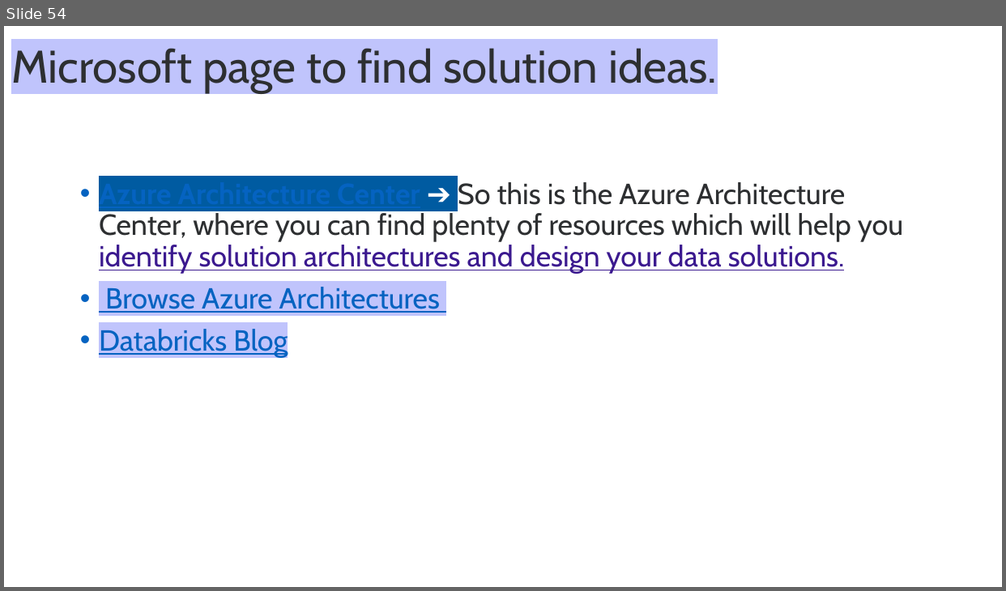
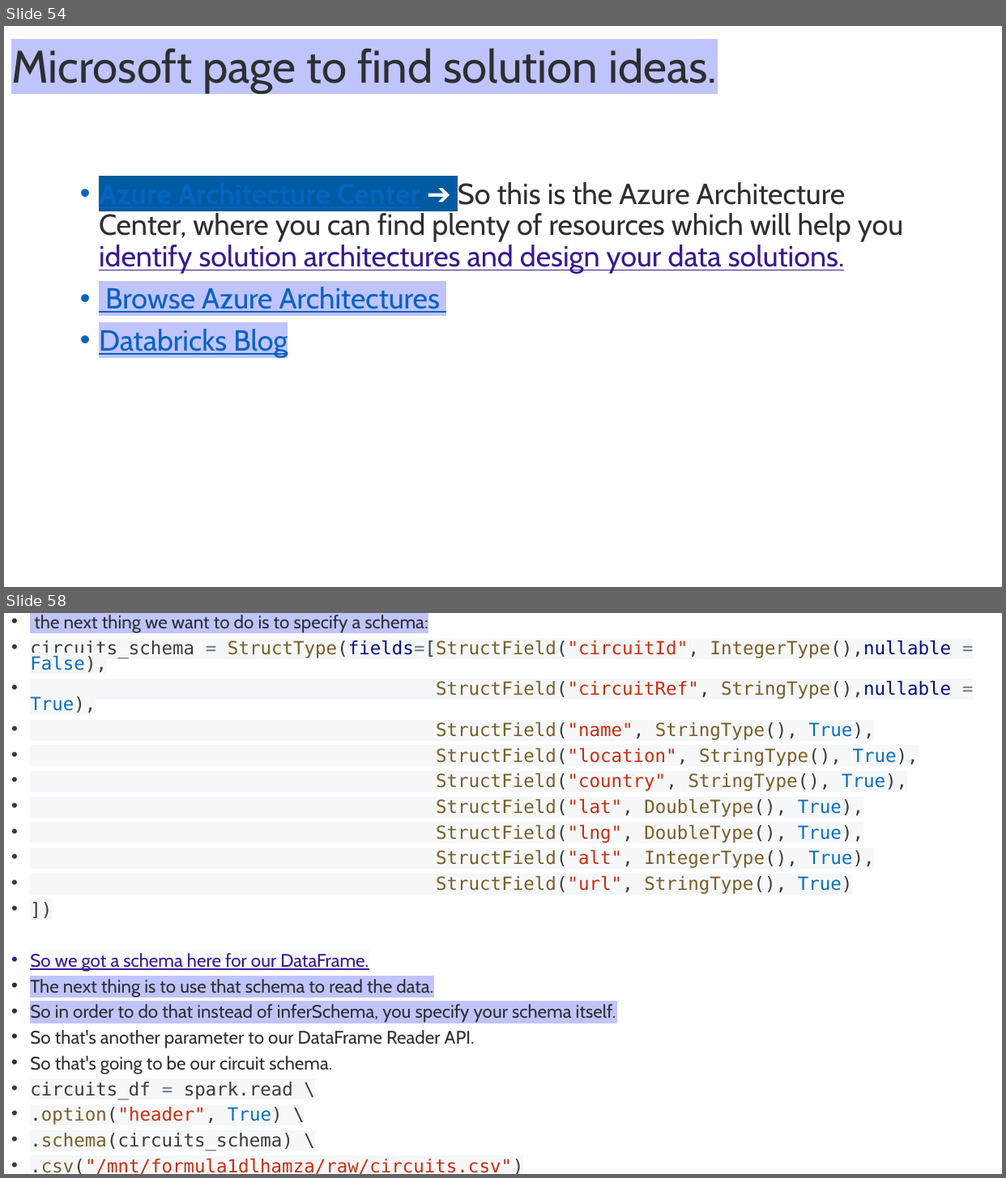
Before and after one commit to Hamza20203064/QuantumFlow-Databricks-ETL, a slide deck: Azure Databricks.pptx. Shown one above the other, each under a label of ours: slide 54 before the commit, slides 54 and 58 after it; the slides between them are not shown. The pictures are 1006x591 and 1006x1178 pixels, drawn with LibreOffice and Linux fonts; fonts in the diff are those of the drawing. Boxes give left, top, right and bottom in pixels: in the first picture for what was removed or moved away, otherwise in the second. Text is boxed around its words. In the diff, an @@ line names an element or a change of style, - is before the commit and + after.

```diff
--- a/Azure Databricks.pptx
+++ b/Azure Databricks.pptx
@@ slide 58 added at [4, 613, 1002, 1174], background #FFFFFF @@
@@ text added at [30, 615, 952, 1174], 17.5 pt, text #2D2F31 @@
+• the next thing we want to do is to specify a schema:
+• circuits_schema = StructType(fields=[StructField("circuitId", IntegerType(),nullable = False),
+• StructField("circuitRef", StringType(),nullable = True),
+• StructField("name", StringType(), True),
+• StructField("location", StringType(), True),
+• StructField("country", StringType(), True),
+• StructField("lat", DoubleType(), True),
+• StructField("lng", DoubleType(), True),
+• StructField("alt", IntegerType(), True),
+• StructField("url", StringType(), True)
+• ])
+• So we got a schema here for our DataFrame.
+• The next thing is to use that schema to read the data.
+• So in order to do that instead of inferSchema, you specify your schema itself.
+• So that's another parameter to our DataFrame Reader API.
+• So that's going to be our circuit schema.
+• circuits_df = spark.read \
+• .option("header", True) \
+• .schema(circuits_schema) \
+• .csv("/mnt/formula1dlhamza/raw/circuits.csv")
```
Also in this commit, not shown: 12 other slides added, 2 other files.
